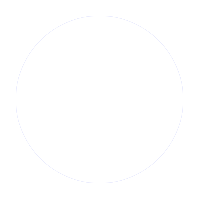
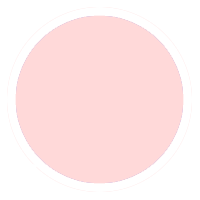
The second 200×200 image is a revision of the first. Changes to its layers:
added layer "Layer 4" (20%) above "Layer 2" over [7, 7, 192, 192]
